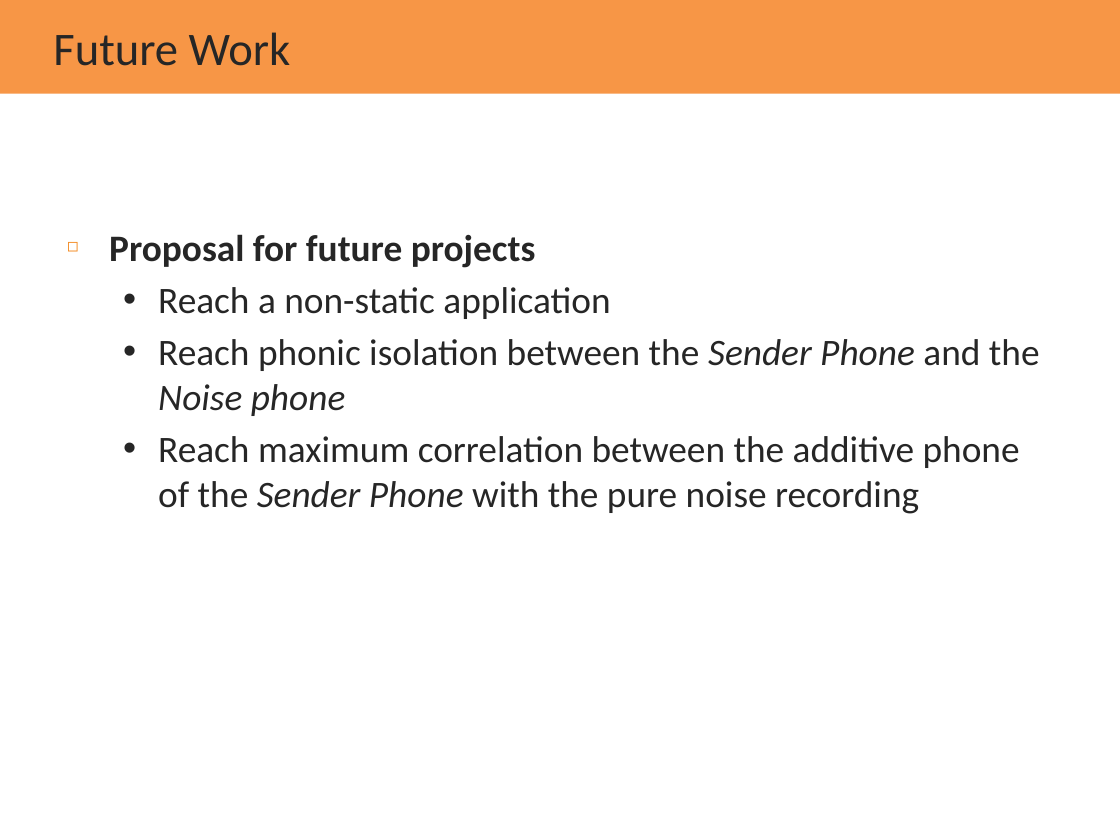
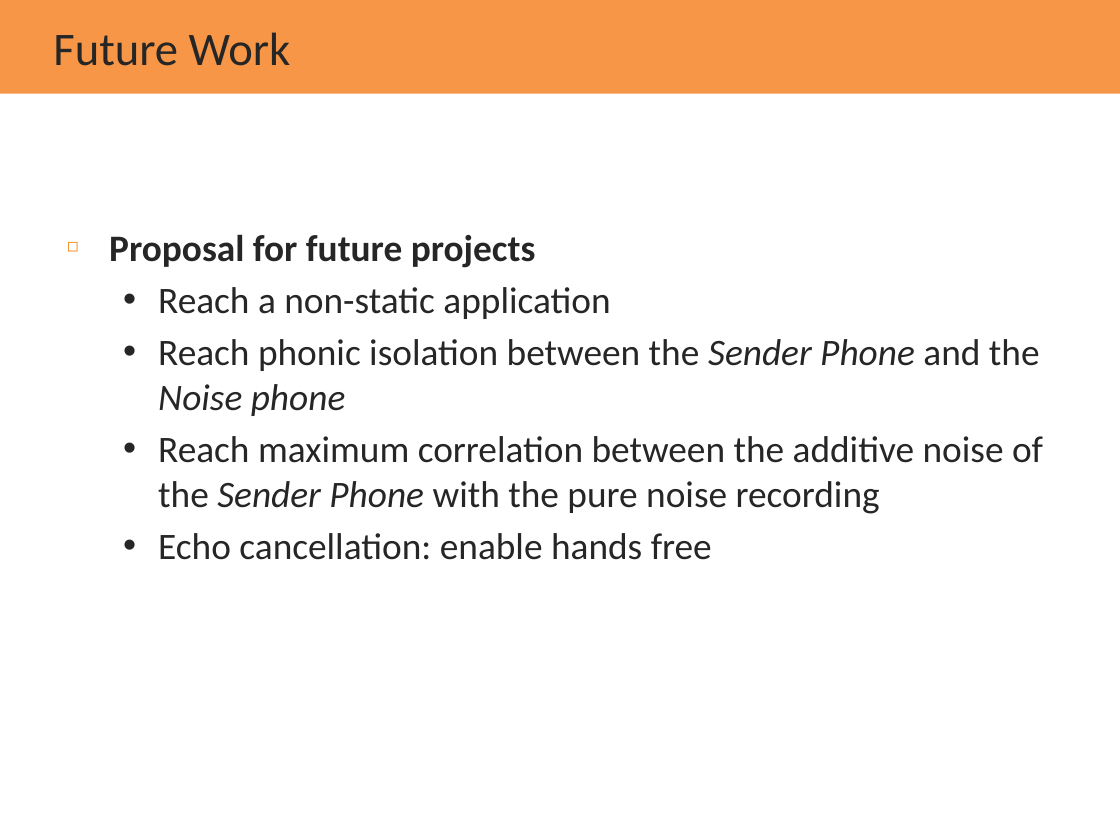
Before and after one commit to pzett/eq2440_2015, a slide deck: slide 13 of Presentation_PowerPoint_AlmostFinal.pptx. Drawn at 1120x840 pixels with LibreOffice and Linux fonts; fonts in the diff are those of the drawing; background and template pictures are left out. Boxes give left, top, right and bottom in pixels: in the first picture for what was removed or moved away, otherwise in the second. Text is boxed around its words. In the diff, an @@ line names an element or a change of style, - is before the commit and + after.

Commit message:
sync

```diff
--- a/Presentation_PowerPoint_AlmostFinal.pptx
+++ b/Presentation_PowerPoint_AlmostFinal.pptx
@@ text at <box>158,436,1043,560</box>: text changed @@
-  • Reach maximum correlation between the additive phone of the Sender Phone with the pure noise recording
+  • Reach maximum correlation between the additive noise of the Sender Phone with the pure noise recording
+  • Echo cancellation: enable hands free
```
